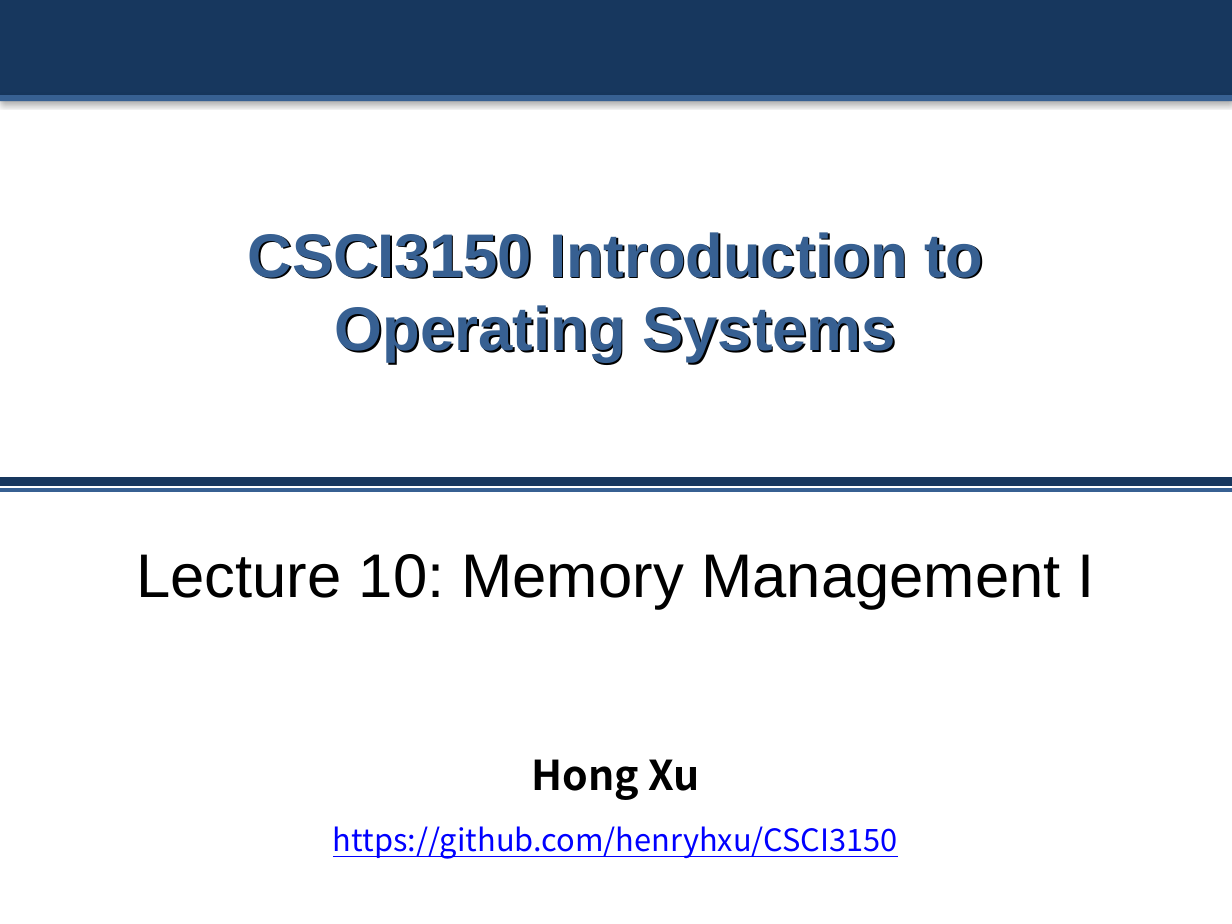
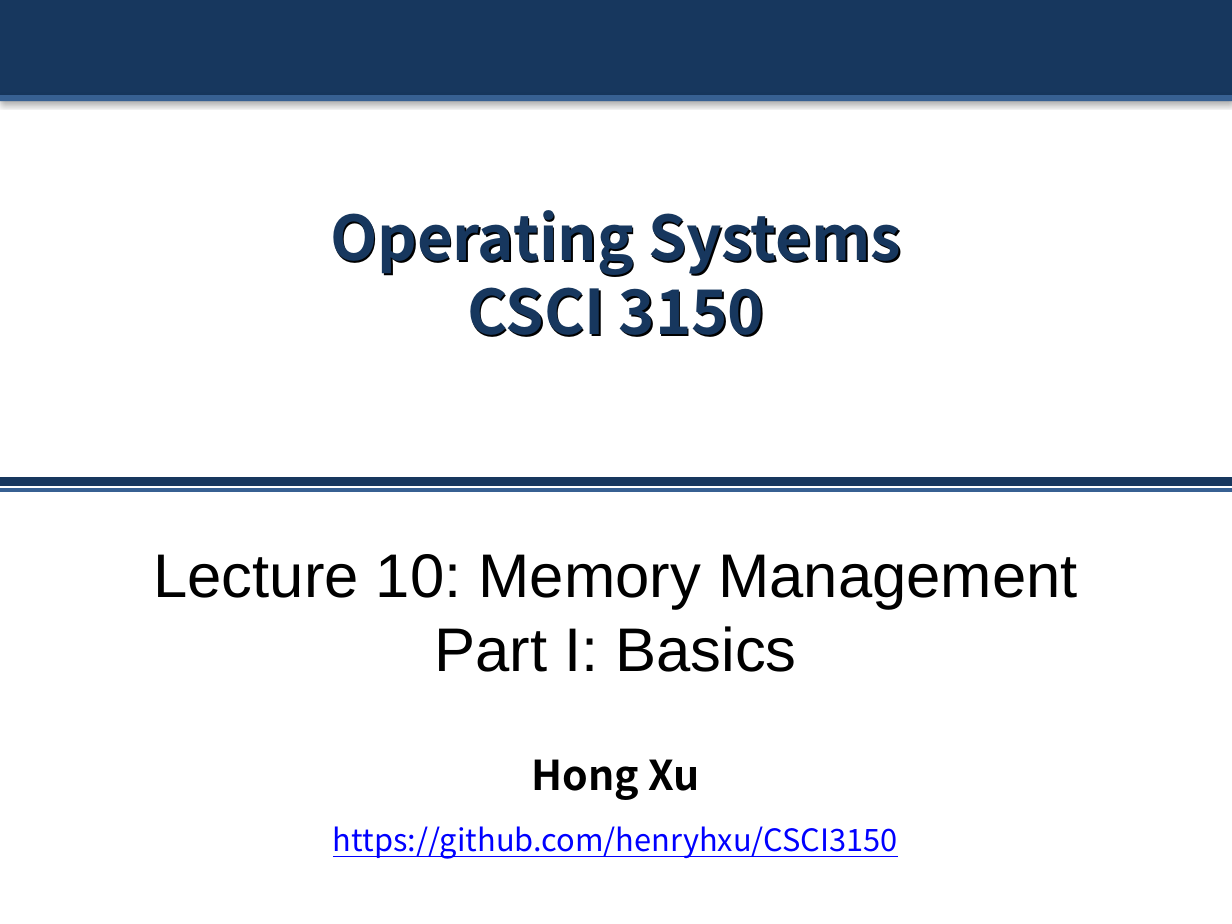
Before and after one commit to henryhxu/CSCI3150, a slide deck: slide 1 of lectures/lec10_mem.pptx. Drawn at 1232x924 pixels with LibreOffice and Linux fonts; fonts in the diff are those of the drawing. Boxes give left, top, right and bottom in pixels: in the first picture for what was removed or moved away, otherwise in the second. Text is boxed around its words. In the diff, an @@ line names an element or a change of style, - is before the commit and + after.

```diff
--- a/lectures/lec10_mem.pptx
+++ b/lectures/lec10_mem.pptx
@@ title at box(330, 210, 901, 337): text changed; font Arial to Noto Sans CJK KR; text colour #376092 to #17375E @@
-CSCI3150 Introduction to Operating Systems
+Operating Systems
+CSCI 3150
@@ text at box(153, 554, 1077, 672): text changed @@
-Lecture 10: Memory Management I
+Lecture 10: Memory Management
+Part I: Basics
```
Also in this commit, not shown: 40 other slides changed.
